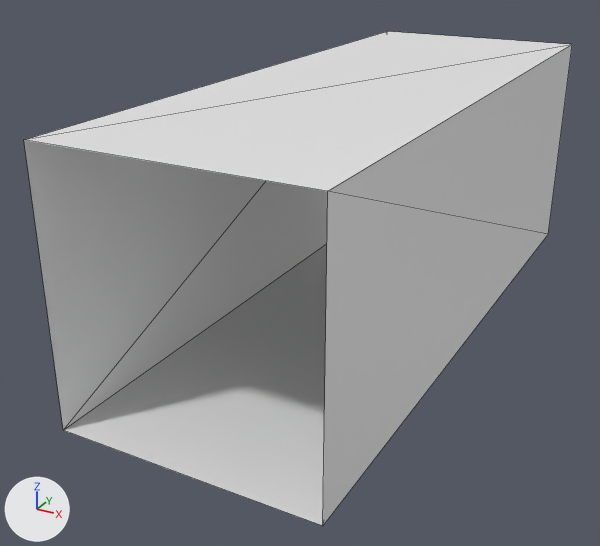
The OBJ model Assets/Models/Intro_Level/Air_Duct.obj: old version first, new version second.
Both versions are drawn from a 50 mm camera at (1.63, 3.16, 1.44) aimed at (0.35, 5.5, 0.27). Lighting does not change. The marker at lower left points along +X, +Y and +Z. Mesh edges are drawn as thin lines. Where no turn or scale is listed for an object, it has been applied to the vertices. Vertices at the same position are counted once.

Objects in the first picture: 'Air_Duct'.
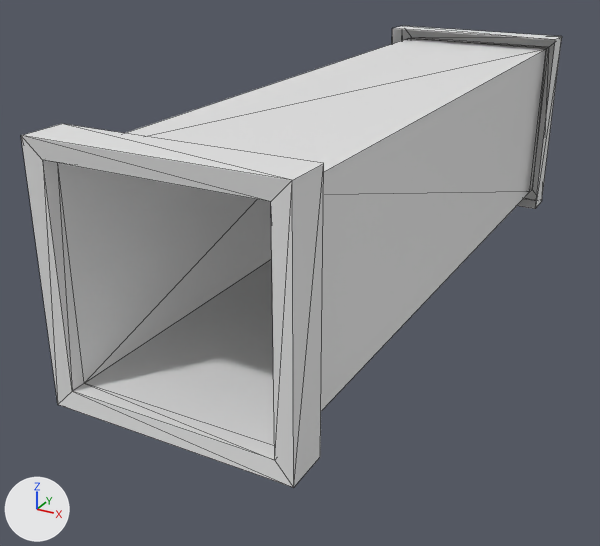
Changed parts and their boxes (x1, y1, x2, y2) in the pictures (600 x 546 px):
'Air_Duct', reshaped (7% shorter)
    before: (24, 31, 572, 526)
    after: (21, 26, 562, 487)

Edits to the bpy script that builds the scene:
```text
Change me_air_duct:
    used by ob_air_duct; location = (0.0, 0.0, 0.0)
    remove me_air_duct.from_pydata(...)  # 8 vertices, 8 faces; spans x 0.08..0.91, y 4.59..6.82, z 0.08..0.92
    add me_air_duct.from_pydata(...)  # 32 vertices, 56 faces; spans x 0.13..0.86, y 4.53..6.86, z 0.21..0.95
    me_air_duct part 1: the whole mesh is rebuilt
```
